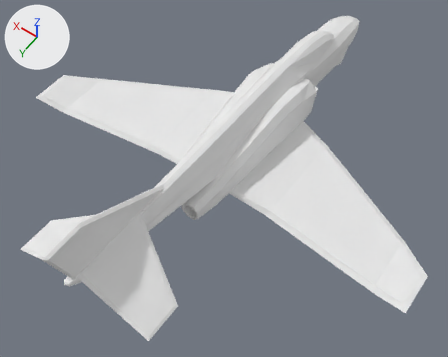
A saved change to the Blender file Flyplane/Flyplane/assets/Spectre/Spectre_BODY.blend.
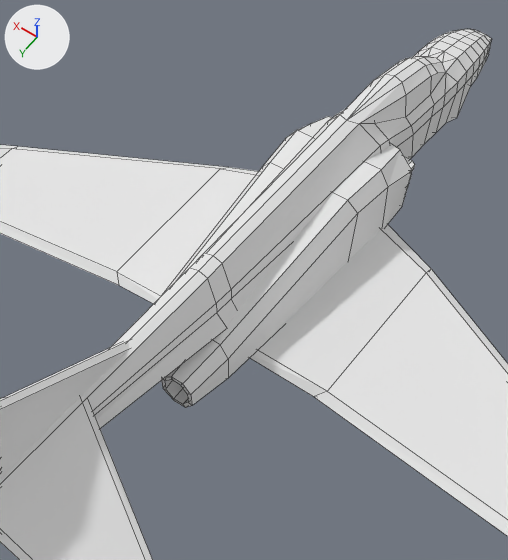
Old and new are each drawn whole from a 50 mm lens placed at (-4.2, 7.35, 8.33), pointed at (-0.27, 1.85, -0.31) and again close up on the part from 21% to 82% of the width and 0% to 85% of the height. Every picture has the same lights, and +X, +Y and +Z are marked at upper left. The close-ups show mesh edges as thin lines.
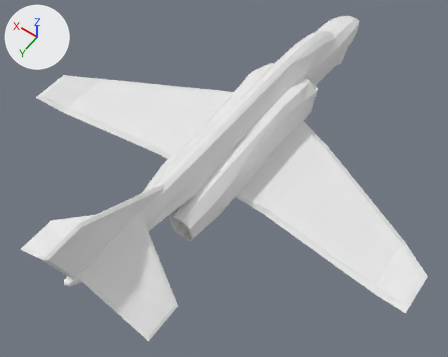
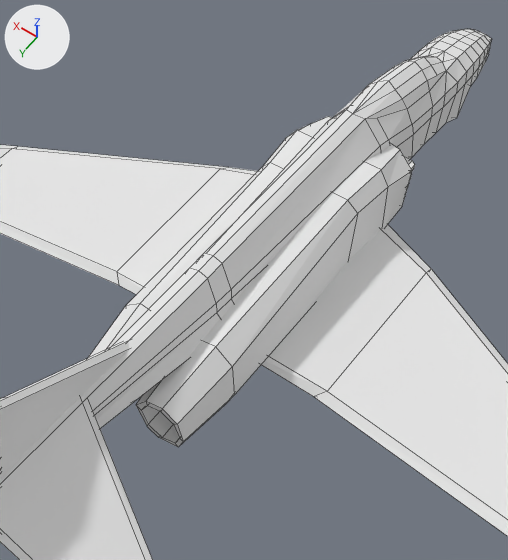
Boxes (x1, y1, x2, y2) around the edits, measured in the close-ups (508 x 560 px; the box of a moved part takes in the faces that stretch with it):
part 1 of me_airframe, moved or reshaped
    before: (161, 162, 358, 408)
    after: (88, 162, 358, 447)
part 2 of me_airframe, moved or reshaped
    both: (204, 47, 466, 289)

The change, as a diff of the scene's bpy script:
```diff
--- a/Flyplane/Flyplane/assets/Spectre/Spectre_BODY.blend.py
+++ b/Flyplane/Flyplane/assets/Spectre/Spectre_BODY.blend.py
@@ me_airframe @@
 me_airframe.from_pydata(...)  # 310 vertices, 247 faces; spans x 0.0..4.01, y -3.43..5.41, z -0.81..1.52
-me_airframe.vertices[160].co = (0.0, 2.31, -0.07)
-me_airframe.vertices[161].co = (0.0, 2.33, -0.41)
-me_airframe.vertices[162].co = (0.47, 2.31, -0.11)
-me_airframe.vertices[163].co = (0.47, 2.33, -0.38)
-me_airframe.vertices[170].co = (0.38, 2.34, -0.51)
-me_airframe.vertices[171].co = (0.37, 2.3, 0.02)
-me_airframe.vertices[187].co = (0.21, 2.34, -0.51)
-me_airframe.vertices[191].co = (0.21, 2.3, 0.03)
-me_airframe.vertices[196].co = (0.08, 2.81, -0.14)
-me_airframe.vertices[197].co = (0.08, 2.8, -0.33)
-me_airframe.vertices[198].co = (0.41, 2.81, -0.15)
-me_airframe.vertices[199].co = (0.41, 2.8, -0.33)
-me_airframe.vertices[200].co = (0.33, 2.8, -0.43)
-me_airframe.vertices[201].co = (0.33, 2.81, -0.04)
-me_airframe.vertices[202].co = (0.2, 2.8, -0.43)
-me_airframe.vertices[203].co = (0.2, 2.81, -0.04)
-me_airframe.vertices[204].co = (0.11, 2.81, -0.17)
-me_airframe.vertices[205].co = (0.11, 2.8, -0.31)
-me_airframe.vertices[206].co = (0.37, 2.81, -0.17)
-me_airframe.vertices[207].co = (0.37, 2.8, -0.3)
-me_airframe.vertices[208].co = (0.3, 2.8, -0.39)
-me_airframe.vertices[209].co = (0.3, 2.81, -0.08)
-me_airframe.vertices[210].co = (0.2, 2.8, -0.4)
-me_airframe.vertices[211].co = (0.2, 2.81, -0.08)
-me_airframe.vertices[212].co = (0.08, 2.31, -0.15)
-me_airframe.vertices[213].co = (0.08, 2.32, -0.31)
-me_airframe.vertices[214].co = (0.4, 2.31, -0.15)
-me_airframe.vertices[215].co = (0.4, 2.32, -0.31)
-me_airframe.vertices[216].co = (0.31, 2.32, -0.42)
-me_airframe.vertices[217].co = (0.31, 2.31, -0.04)
-me_airframe.vertices[218].co = (0.18, 2.32, -0.43)
-me_airframe.vertices[219].co = (0.18, 2.31, -0.04)
+# me_airframe part 1
+me_airframe.vertices[160].co = (0.0, 2.44, -0.08)
+me_airframe.vertices[161].co = (0.0, 2.46, -0.56)
+me_airframe.vertices[162].co = (0.61, 2.45, 0.03)  # pixel (125, 305)
+me_airframe.vertices[163].co = (0.65, 2.47, -0.36)
+me_airframe.vertices[170].co = (0.54, 2.47, -0.59)
+me_airframe.vertices[171].co = (0.43, 2.44, 0.19)  # pixel (140, 303)
+me_airframe.vertices[187].co = (0.27, 2.47, -0.61)
+me_airframe.vertices[191].co = (0.19, 2.44, 0.14)
+me_airframe.vertices[196].co = (0.07, 3.17, -0.17)
+me_airframe.vertices[197].co = (0.16, 3.15, -0.46)
+me_airframe.vertices[198].co = (0.54, 3.17, -0.07)
+me_airframe.vertices[199].co = (0.58, 3.16, -0.32)
+me_airframe.vertices[200].co = (0.51, 3.15, -0.49)
+me_airframe.vertices[201].co = (0.39, 3.18, 0.06)
+me_airframe.vertices[202].co = (0.28, 3.14, -0.54)
+me_airframe.vertices[203].co = (0.2, 3.18, 0.02)
+me_airframe.vertices[204].co = (0.13, 3.17, -0.2)
+me_airframe.vertices[205].co = (0.18, 3.16, -0.4)
+me_airframe.vertices[206].co = (0.5, 3.17, -0.11)
+me_airframe.vertices[207].co = (0.55, 3.16, -0.29)
+me_airframe.vertices[208].co = (0.48, 3.15, -0.45)
+me_airframe.vertices[209].co = (0.37, 3.18, -0.01)
+me_airframe.vertices[210].co = (0.34, 3.15, -0.49)
+me_airframe.vertices[211].co = (0.22, 3.18, -0.05)
+me_airframe.vertices[212].co = (0.17, 2.44, -0.18)
+me_airframe.vertices[213].co = (0.19, 2.45, -0.37)
+me_airframe.vertices[214].co = (0.46, 2.45, -0.13)
+me_airframe.vertices[215].co = (0.54, 2.46, -0.26)
+me_airframe.vertices[216].co = (0.45, 2.46, -0.42)
+me_airframe.vertices[217].co = (0.37, 2.44, -0.06)
+me_airframe.vertices[218].co = (0.32, 2.46, -0.44)
+me_airframe.vertices[219].co = (0.22, 2.43, -0.07)
+# me_airframe part 2: 18 of 310 vertices moved; they spanned x 0.0..0.32, y -2.28..-0.35, z 0.0..0.59 and now span x 0.0..0.32, y -2.29..-0.46, z 0.0..0.59; mean shift (0.0, 0.02, 0.01); largest move (0.1, -1.27, 0.49) -> (0.1, -1.13, 0.49)
 me_airframe.materials.append(mat_material)
```
